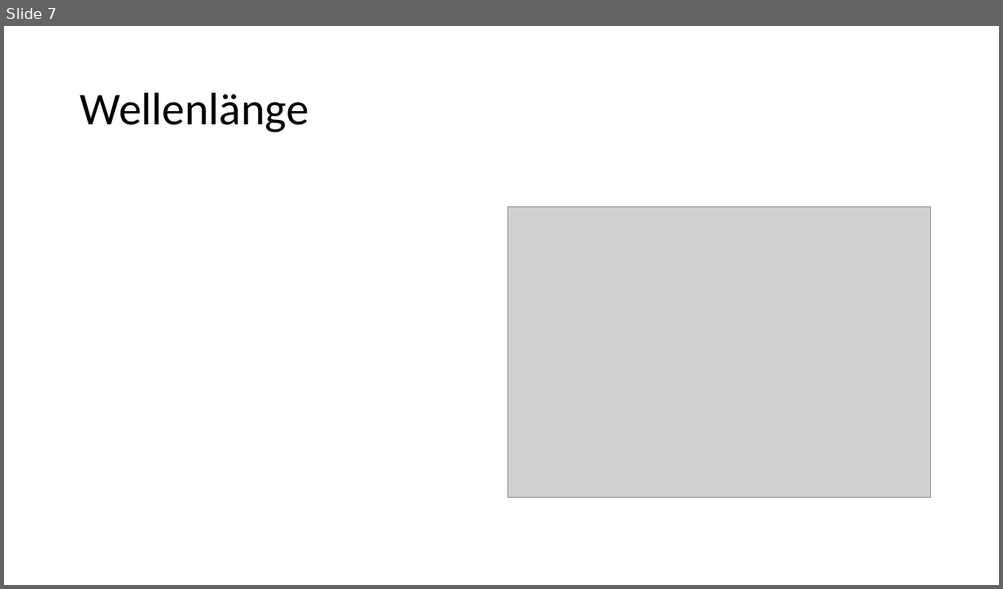
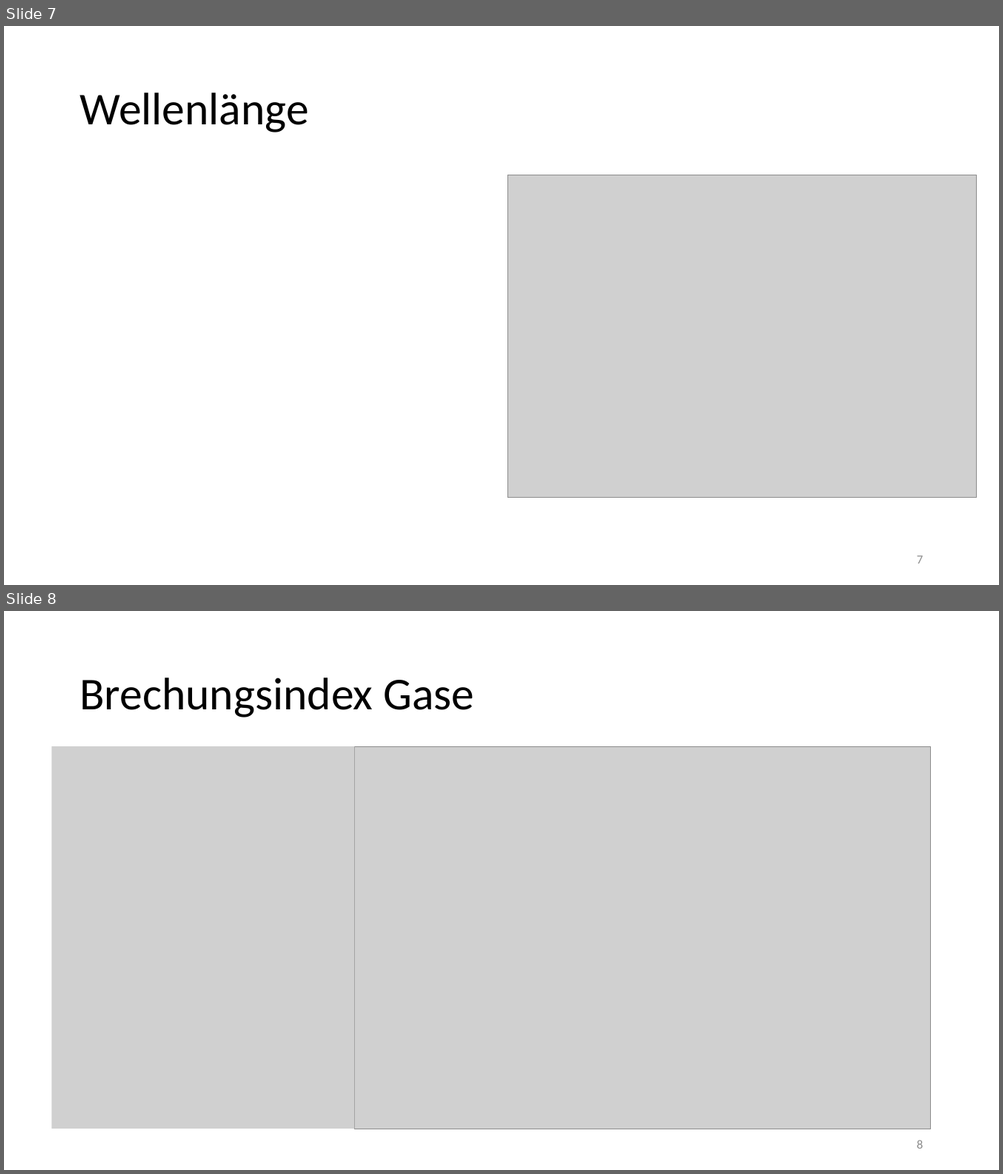
Before and after one commit to thewhitecat/grundpraktikum1, a slide deck: grundpraktikum2/Optik 2/Optik II.pptx. Shown one above the other, each under a label of ours: slide 7 before the commit, slides 7 and 8 after it. The pictures are 1003x589 and 1003x1174 pixels, drawn with LibreOffice and Linux fonts; fonts in the diff are those of the drawing; grey boxes stand for pictures. Boxes give left, top, right and bottom in pixels: in the first picture for what was removed or moved away, otherwise in the second. Text is boxed around its words. In the diff, an @@ line names an element or a change of style, - is before the commit and + after.

```diff
--- a/grundpraktikum2/Optik 2/Optik II.pptx
+++ b/grundpraktikum2/Optik 2/Optik II.pptx
@@ slide 8 added at bbox=[4, 611, 999, 1170], background #FFFFFF @@
@@ title added at bbox=[79, 678, 474, 718], 44 pt, text #000000 @@
+Brechungsindex Gase
@@ picture added at bbox=[52, 747, 355, 1130] @@
@@ picture added at bbox=[355, 747, 930, 1130] @@
@@ page number added at bbox=[916, 1140, 922, 1149], 12 pt, text #8C8C8C @@
+8
@@ slide 7 changed as well @@
@@ picture: place and size @@
-picture at bbox=[508, 207, 930, 498]
+picture at bbox=[508, 175, 977, 498]
@@ page number added at bbox=[916, 556, 922, 564], 12 pt, text #8C8C8C @@
+7
```
Also in this commit, not shown: 6 other slides changed, 3 other slides added, 3 slides removed.
